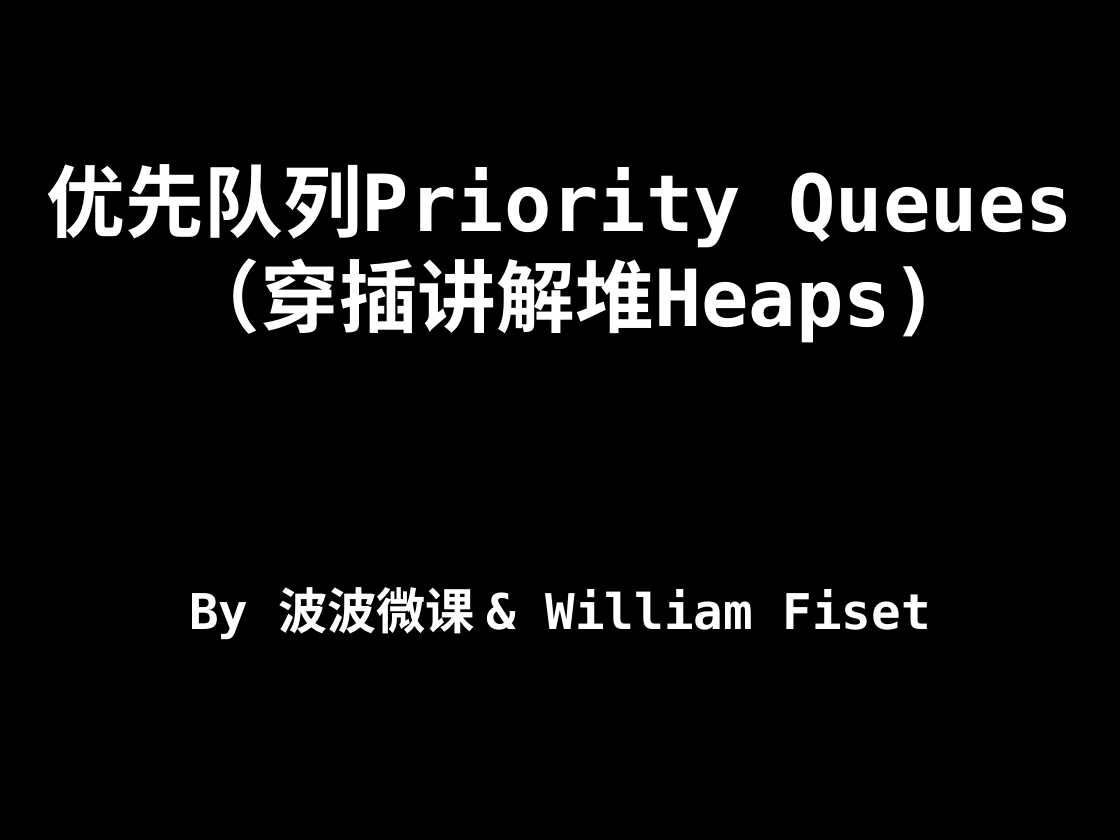
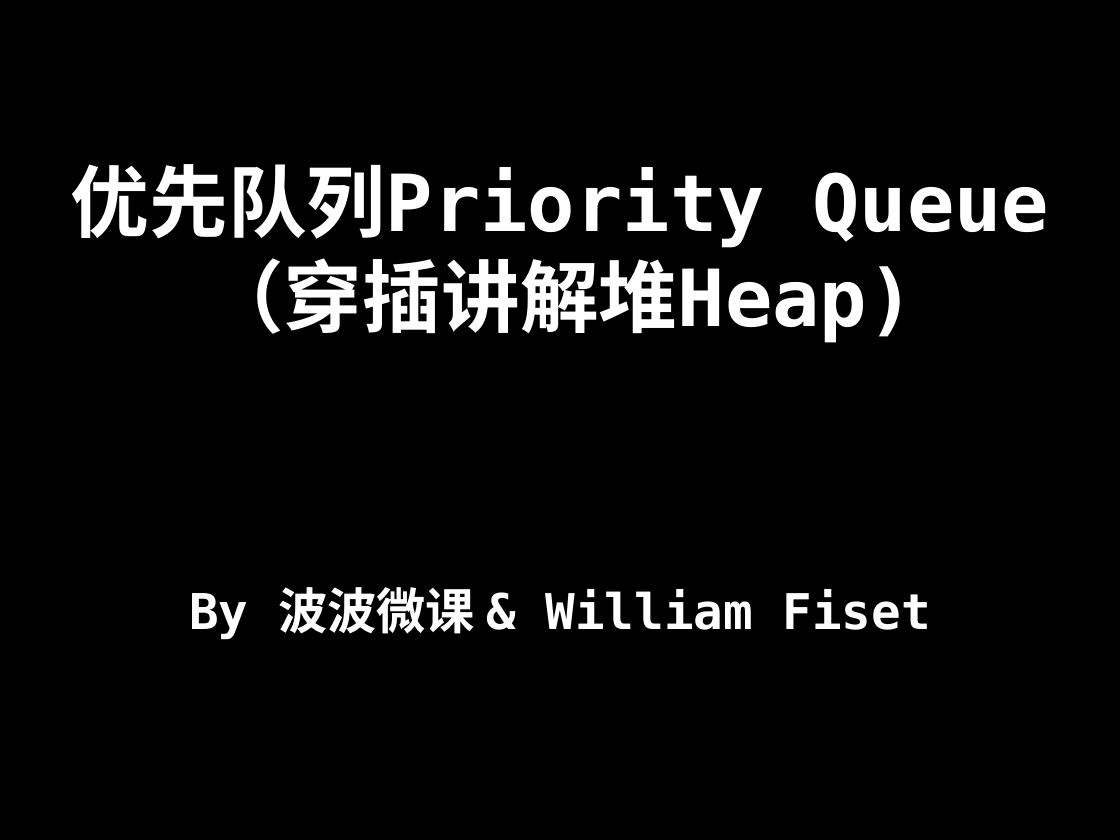
Before and after one commit to spring2go/Algorithms, a slide deck: slide 1 of slides/datastructures/priorityqueue/PriorityQueue.pptx. Drawn at 1120x840 pixels with LibreOffice and Linux fonts; fonts in the diff are those of the drawing. Boxes give left, top, right and bottom in pixels: in the first picture for what was removed or moved away, otherwise in the second. Text is boxed around its words. In the diff, an @@ line names an element or a change of style, - is before the commit and + after.

Commit message:
updated PrioirtyQueue.pptx

```diff
--- a/slides/datastructures/priorityqueue/PriorityQueue.pptx
+++ b/slides/datastructures/priorityqueue/PriorityQueue.pptx
@@ title at box(71, 164, 1049, 343): text changed @@
-优先队列Priority Queues
-（穿插讲解堆Heaps)
+优先队列Priority Queue
+（穿插讲解堆Heap)
```
Also in this commit, not shown: 36 other slides changed, 4 slides added, 4 slides removed.
